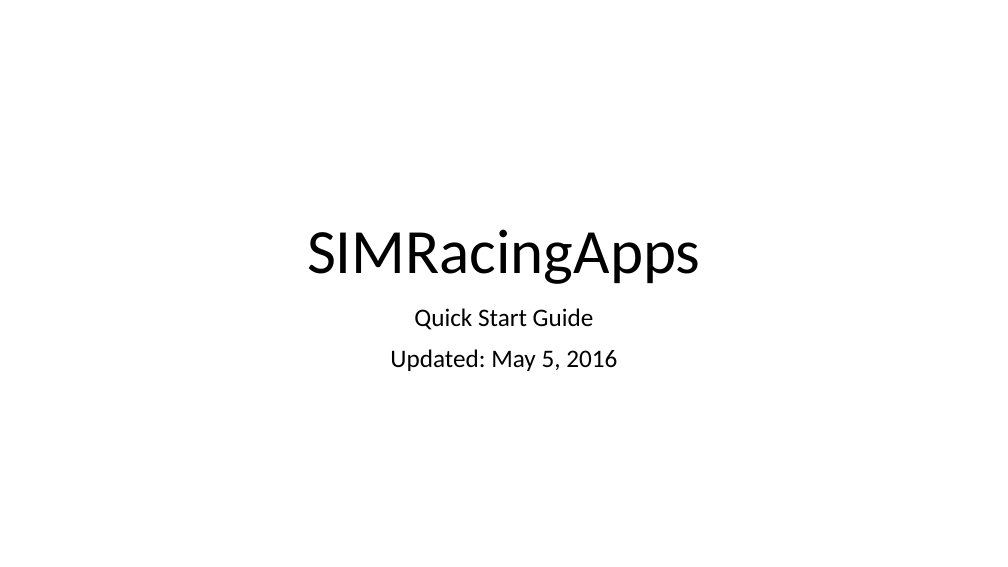
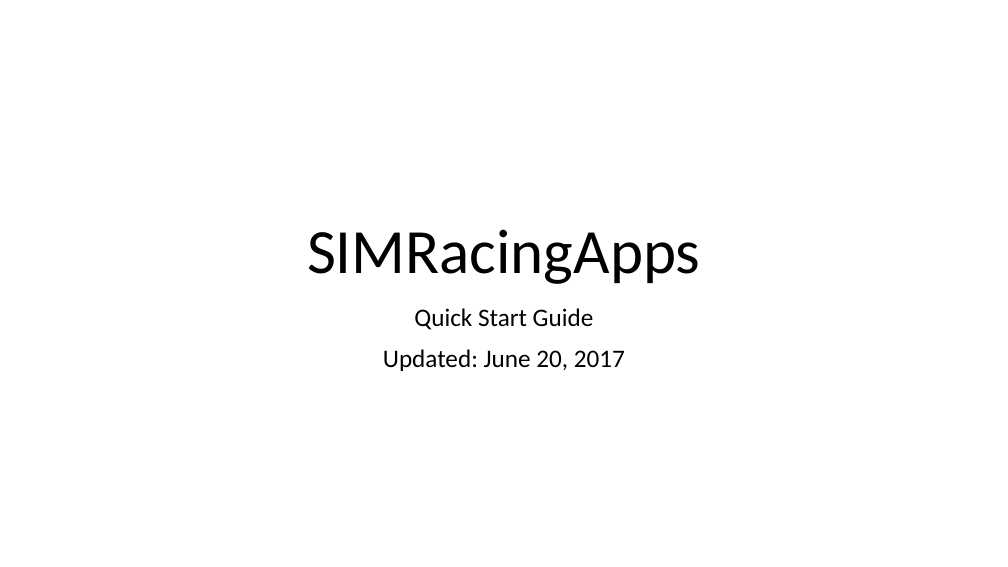
Before and after one commit to SIMRacingApps/SIMRacingApps.github.io, a slide deck: slide 1 of docs/documentation/SIMRacingApps - Quick Start Guide/SIMRacingApps - Quick Start Guide.odp. Drawn at 1008x567 pixels with LibreOffice and Linux fonts; fonts in the diff are those of the drawing. Boxes give left, top, right and bottom in pixels: in the first picture for what was removed or moved away, otherwise in the second. Text is boxed around its words. In the diff, an @@ line names an element or a change of style, - is before the commit and + after.

```diff
--- a/docs/documentation/SIMRacingApps - Quick Start Guide/SIMRacingApps - Quick Start Guide.odp
+++ b/docs/documentation/SIMRacingApps - Quick Start Guide/SIMRacingApps - Quick Start Guide.odp
@@ subtitle at bbox=[383, 349, 625, 371]: text changed @@
-Updated: May 5, 2016
+Updated: June 20, 2017
```
Also in this commit, not shown: 4 other slides changed, 42 other files.
